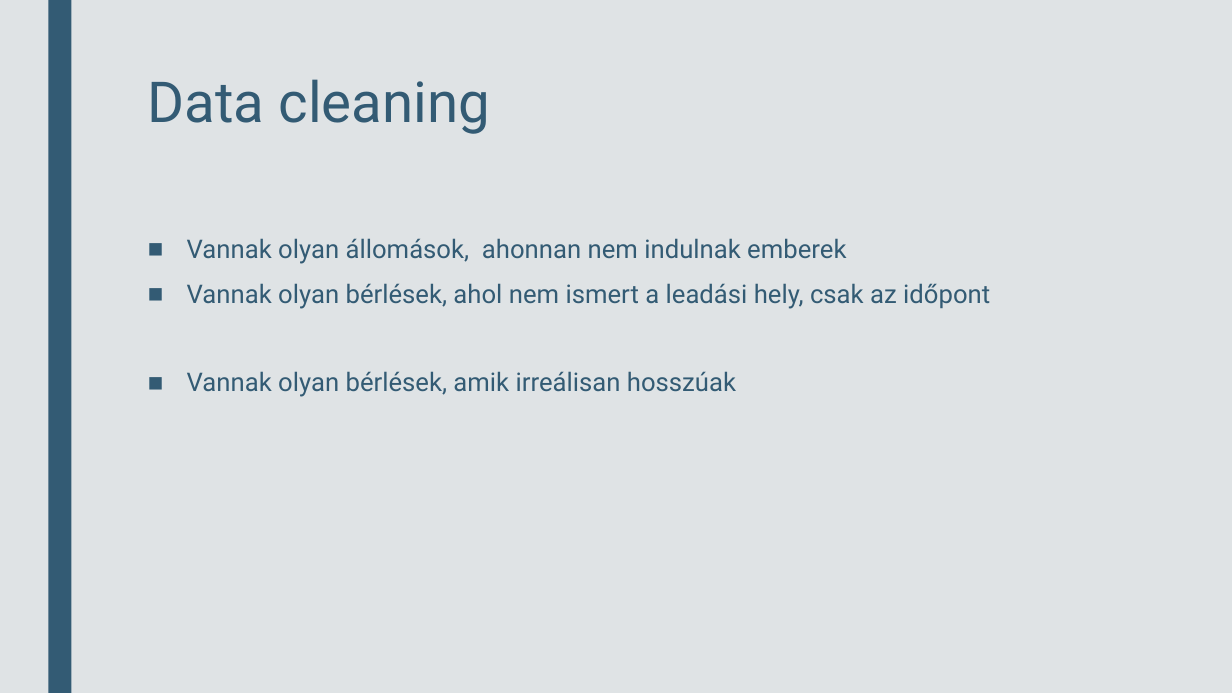
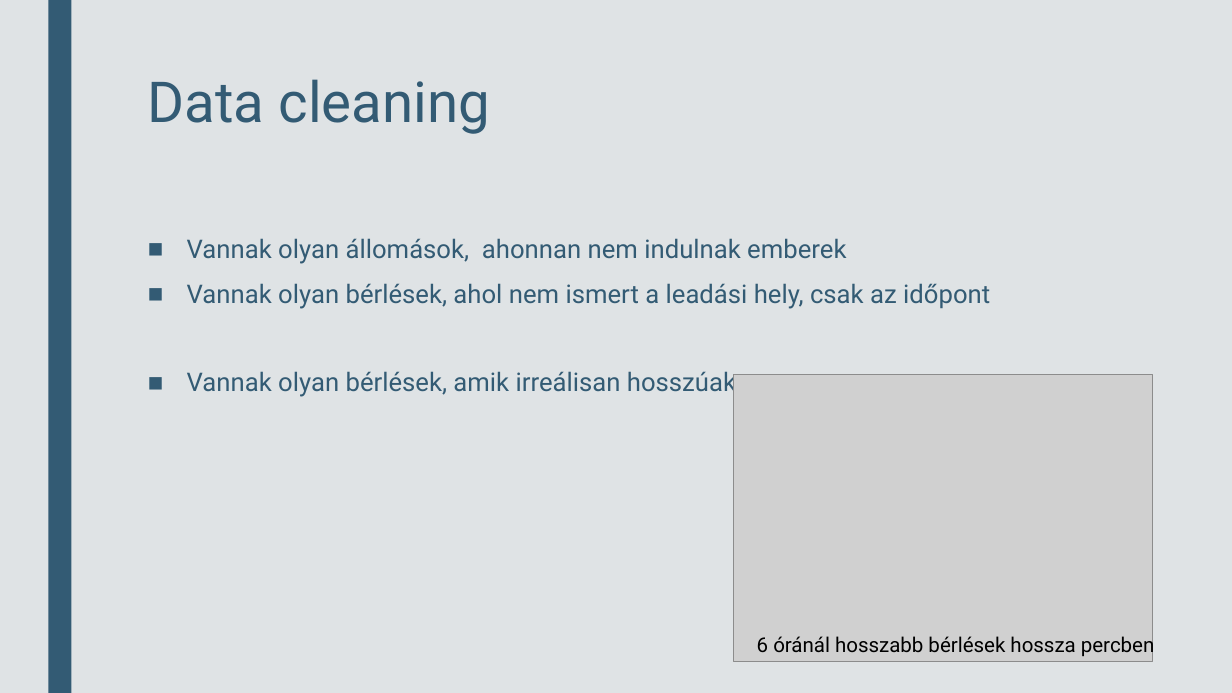
Before and after one commit to OnionKiller/MaVizHF-2022, a slide deck: slide 5 of London Bikesharing.pptx. Drawn at 1232x693 pixels with LibreOffice and Linux fonts; fonts in the diff are those of the drawing; grey boxes stand for pictures. Boxes give left, top, right and bottom in pixels: in the first picture for what was removed or moved away, otherwise in the second. Text is boxed around its words. In the diff, an @@ line names an element or a change of style, - is before the commit and + after.

```diff
--- a/London Bikesharing.pptx
+++ b/London Bikesharing.pptx
@@ picture added at (x1=734, y1=374, x2=1153, y2=663) @@
@@ text added at (x1=757, y1=633, x2=1155, y2=658), 16 pt, text #000000 @@
+6 óránál hosszabb bérlések hossza percben
```
Also in this commit, not shown: 3 other slides changed, 12 slides added.
